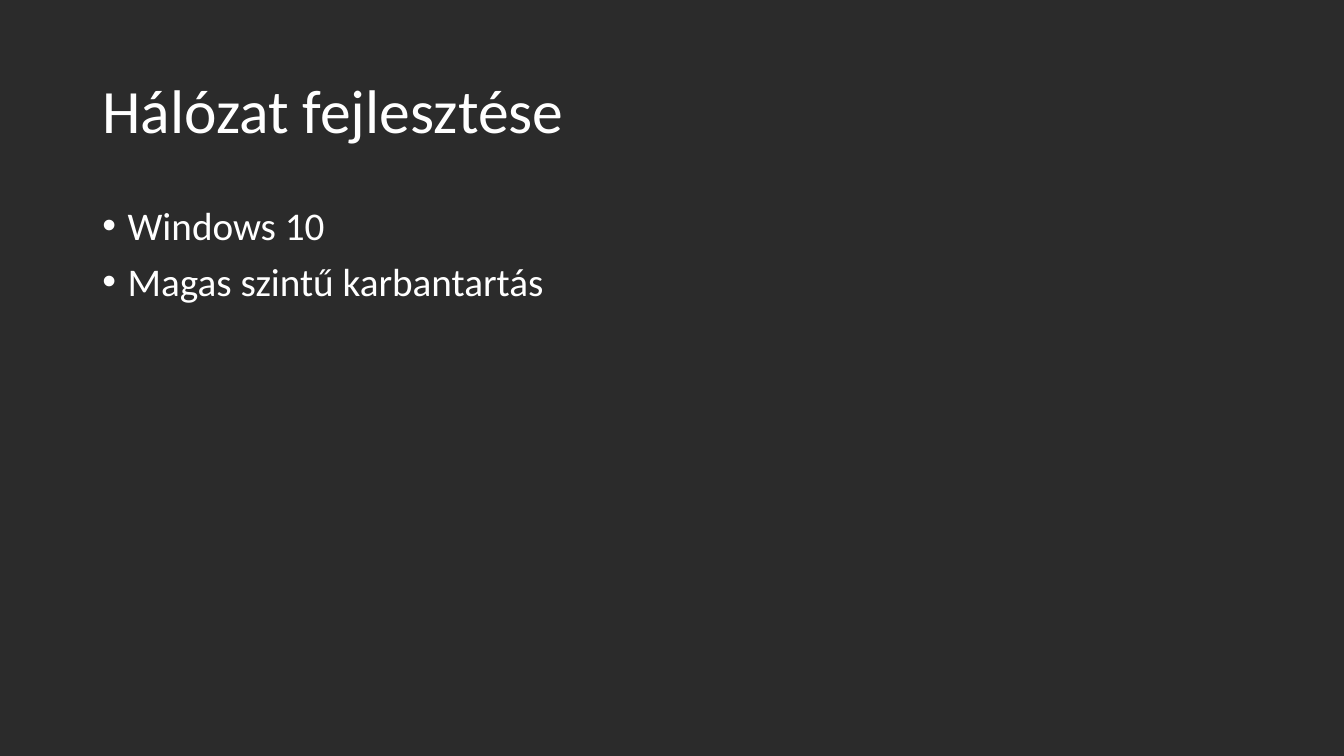
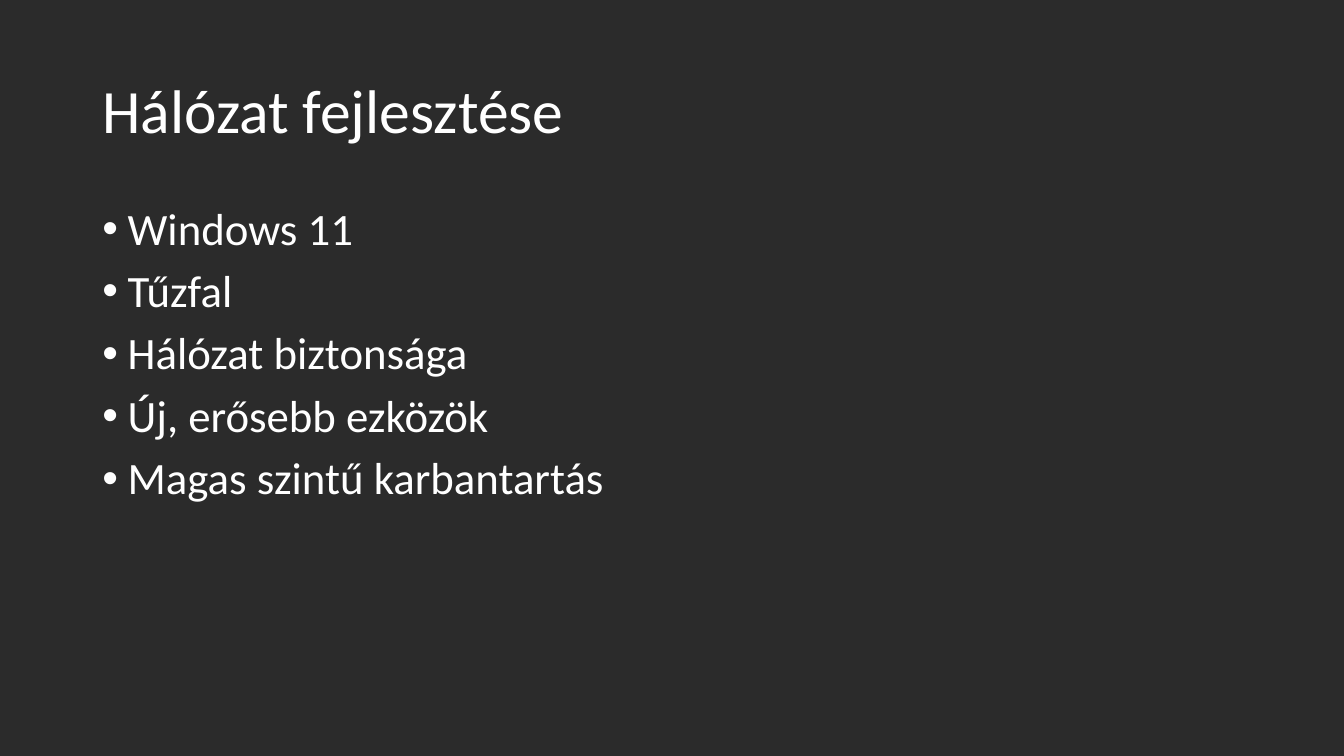
Before and after one commit to BEmma0/metetmatat-kft, a slide deck: slide 4 of netetmatat-ppt.pptx. Drawn at 1344x756 pixels with LibreOffice and Linux fonts; fonts in the diff are those of the drawing; background and template pictures are left out; a plain dark background stands for a picture behind light text. Boxes give left, top, right and bottom in pixels: in the first picture for what was removed or moved away, otherwise in the second. Text is boxed around its words. In the diff, an @@ line names an element or a change of style, - is before the commit and + after.

```diff
--- a/netetmatat-ppt.pptx
+++ b/netetmatat-ppt.pptx
@@ text at <box>128,214,488,440</box>: text changed; size 28 to 32 pt @@
-• Windows 10
+• Windows 11
+• Tűzfal
+• Hálózat biztonsága
+• Új, erősebb ezközök
@@ text at <box>128,463,604,502</box>: size 28 to 32 pt in "Magas szintű karbantartás" @@
```
Also in this commit, not shown: 4 other slides changed, 3 slides added, 4 slides removed.
